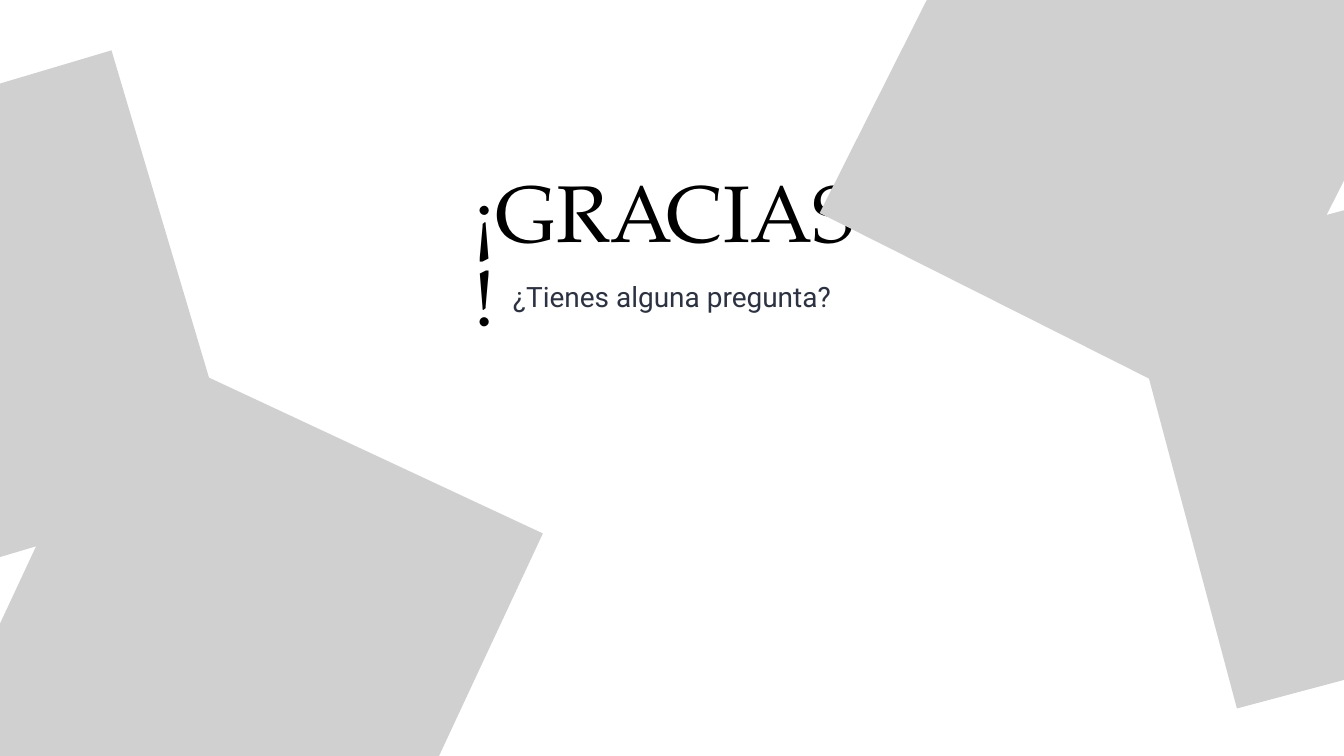
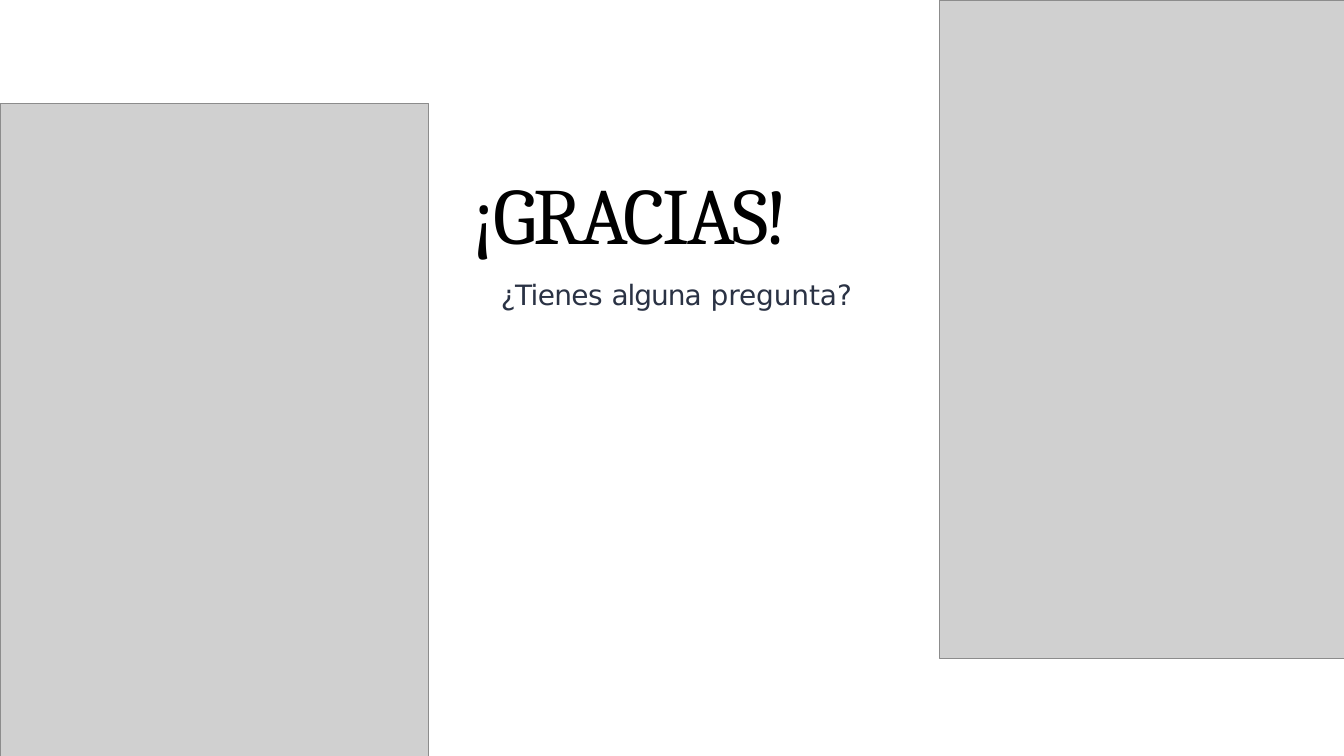
Before and after one commit to slashmagma/Proyecto_Optimisacion_MANANI-, a slide deck: slide 20 of fase 1/Evidencias_Grupales/Presentacíon Proyecto.pptx. Drawn at 1344x756 pixels with LibreOffice and Linux fonts; fonts in the diff are those of the drawing; grey boxes stand for pictures. Boxes give left, top, right and bottom in pixels: in the first picture for what was removed or moved away, otherwise in the second. Text is boxed around its words. In the diff, an @@ line names an element or a change of style, - is before the commit and + after.

```diff
--- a/fase 1/Evidencias_Grupales/Presentacíon Proyecto.pptx
+++ b/fase 1/Evidencias_Grupales/Presentacíon Proyecto.pptx
@@ picture removed at box(820, 0, 1344, 417) @@
@@ picture added at box(940, 0, 1344, 659) @@
@@ picture removed at box(0, 50, 241, 609) @@
@@ picture added at box(0, 103, 429, 756) @@
@@ title "¡GRACIAS!": place and size @@
-title "¡GRACIAS!" at box(513, 286, 831, 313)
+title "¡GRACIAS!" at box(474, 190, 852, 311)
@@ text removed at box(474, 159, 855, 272) @@
-¡GRACIAS!
@@ picture removed at box(1120, 158, 1344, 708) @@
@@ title at box(474, 190, 789, 260): paragraph added @@
+¡GRACIAS!
@@ title at box(501, 283, 852, 311): font Roboto to DejaVu Sans, text colour #2B3244 to #2A3244 in "¿Tienes alguna pregunta?"; letter spacing 0 to -0.7 pt in "¿Tienes"; letter spacing 0 to -1.1 pt in "alguna"; letter spacing 0 to -0.1 pt in "pregunta?"; alignment centre to left; indent changed; line spacing 39pt to 1; more space between paragraphs @@
@@ picture removed at box(0, 342, 543, 756) @@
```
Also in this commit, not shown: 19 other slides changed.
